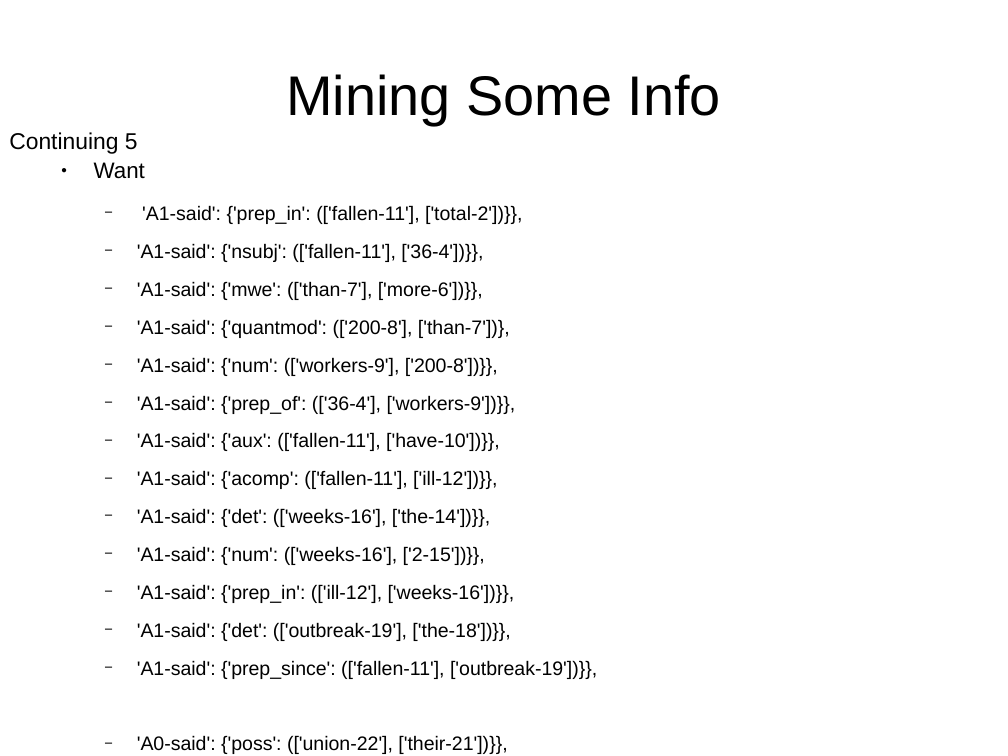
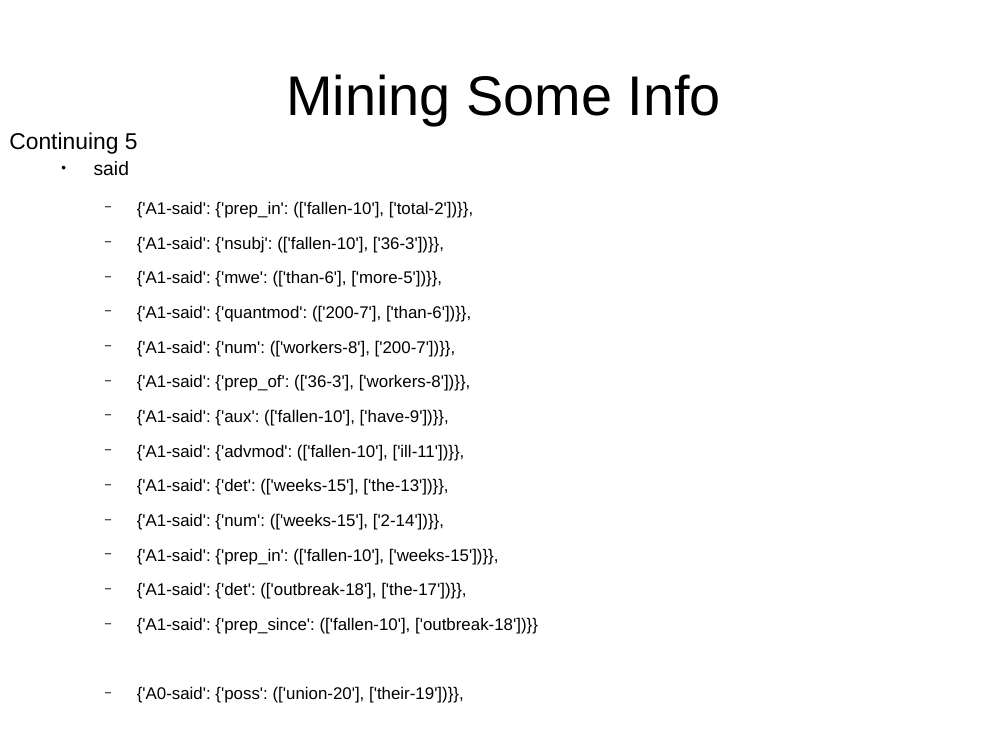
Before and after one commit to adreena/SemanticRoleMiner, a slide deck: slide 32 of testCases/TestCases.odp (slide 31 before the commit). Drawn at 1008x756 pixels with LibreOffice and Linux fonts; fonts in the diff are those of the drawing. Boxes give left, top, right and bottom in pixels: in the first picture for what was removed or moved away, otherwise in the second. Text is boxed around its words. In the diff, an @@ line names an element or a change of style, - is before the commit and + after.

```diff
--- a/testCases/TestCases.odp
+++ b/testCases/TestCases.odp
@@ text at [94, 161, 538, 703]: text changed; size 15.4 to 13.3 pt @@
-● Want
-  − 'A1-said': {'prep_in': (['fallen-11'], ['total-2'])}},
-  − 'A1-said': {'nsubj': (['fallen-11'], ['36-4'])}},
-  − 'A1-said': {'mwe': (['than-7'], ['more-6'])}},
-  − 'A1-said': {'quantmod': (['200-8'], ['than-7'])},
-  − 'A1-said': {'num': (['workers-9'], ['200-8'])}},
-  − 'A1-said': {'prep_of': (['36-4'], ['workers-9'])}},
-  − 'A1-said': {'aux': (['fallen-11'], ['have-10'])}},
-  − 'A1-said': {'acomp': (['fallen-11'], ['ill-12'])}},
-  − 'A1-said': {'det': (['weeks-16'], ['the-14'])}},
-  − 'A1-said': {'num': (['weeks-16'], ['2-15'])}},
-  − 'A1-said': {'prep_in': (['ill-12'], ['weeks-16'])}},
-  − 'A1-said': {'det': (['outbreak-19'], ['the-18'])}},
-  − 'A1-said': {'prep_since': (['fallen-11'], ['outbreak-19'])}},
-  − 'A0-said': {'poss': (['union-22'], ['their-21'])}},
-  − 'Link-said': {'ccomp': (['said-23'], ['fallen-11'])}},
-  − 'Link-said': {'nsubj': (['said-23'], ['union-22'])}}}
+● said
+  − {'A1-said': {'prep_in': (['fallen-10'], ['total-2'])}},
+  − {'A1-said': {'nsubj': (['fallen-10'], ['36-3'])}},
+  − {'A1-said': {'mwe': (['than-6'], ['more-5'])}},
+  − {'A1-said': {'quantmod': (['200-7'], ['than-6'])}},
+  − {'A1-said': {'num': (['workers-8'], ['200-7'])}},
+  − {'A1-said': {'prep_of': (['36-3'], ['workers-8'])}},
+  − {'A1-said': {'aux': (['fallen-10'], ['have-9'])}},
+  − {'A1-said': {'advmod': (['fallen-10'], ['ill-11'])}},
+  − {'A1-said': {'det': (['weeks-15'], ['the-13'])}},
+  − {'A1-said': {'num': (['weeks-15'], ['2-14'])}},
+  − {'A1-said': {'prep_in': (['fallen-10'], ['weeks-15'])}},
+  − {'A1-said': {'det': (['outbreak-18'], ['the-17'])}},
+  − {'A1-said': {'prep_since': (['fallen-10'], ['outbreak-18'])}}
+  − {'A0-said': {'poss': (['union-20'], ['their-19'])}},
+  − {'Link-said': {'dobj': (['said-21'], ['outbreak-18'])}},
+  − {'Link-said': {'nsubj': (['said-21'], ['union-20'])}},
+  − {'Link-said': {'rcmod': (['outbreak-18'], ['said-21'])}}}
```
Also in this commit, not shown: 1 other slide changed, 5 slides added, 8 other files.
